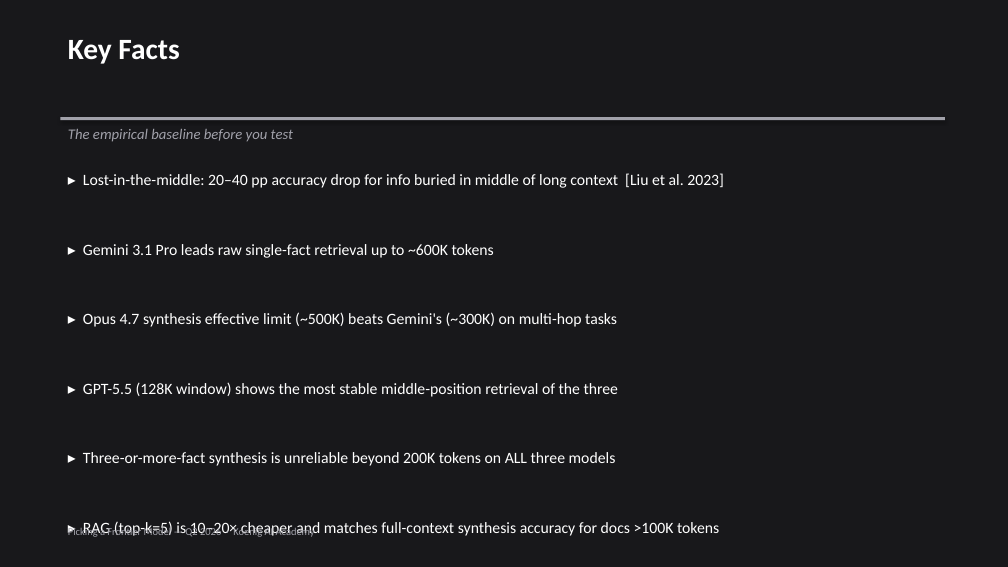
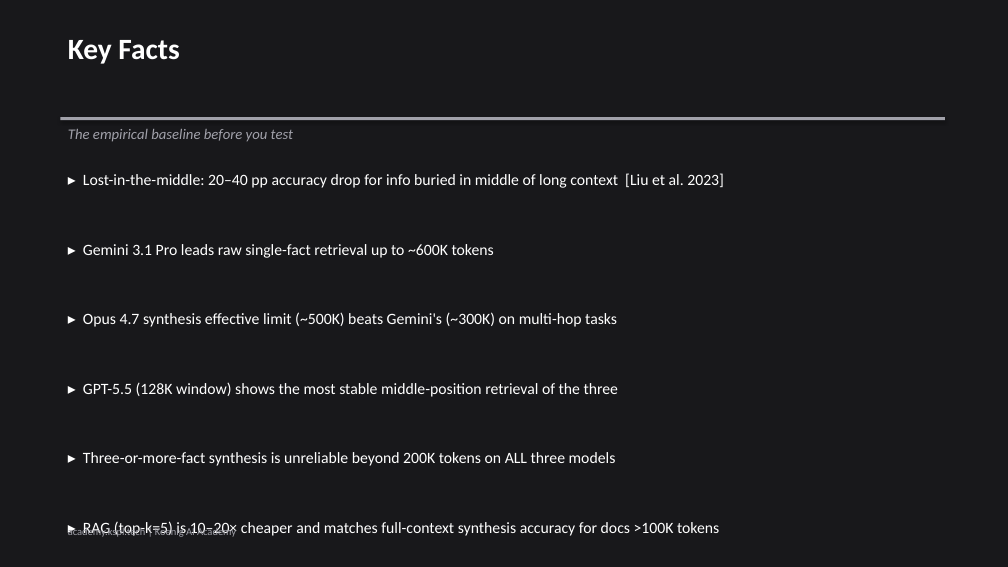
Before and after one commit to Koenig-Solutions-Private-Limited/koenig-ai-org, a slide deck: slide 3 of vault/courses/picking-a-frontier-model-2026-q2/ch03-slides.pptx. Drawn at 1008x567 pixels with LibreOffice and Linux fonts; fonts in the diff are those of the drawing. Boxes give left, top, right and bottom in pixels: in the first picture for what was removed or moved away, otherwise in the second. Text is boxed around its words. In the diff, an @@ line names an element or a change of style, - is before the commit and + after.

Commit message:
fix(slides): fix ch03 footer attribution + add generate_course_slides.py
- Fix FOOTER constant in generate_ch03_slides.py (was "Picking a Frontier
  Model · Koenig AI Academy", now "academy.kspl.tech | Koenig AI Academy")
- Add generic generate_course_slides.py for ch01/ch02/ch04 regen from MD
- Regenerate ch03-slides.pptx with corrected footer (11 slides, all G0)

Part of KOEA-1352 — G0-blocked slide regen

```diff
--- a/vault/courses/picking-a-frontier-model-2026-q2/ch03-slides.pptx
+++ b/vault/courses/picking-a-frontier-model-2026-q2/ch03-slides.pptx
@@ text at (68, 527, 236, 537): text changed @@
-Picking a Frontier Model — Q2 2026 · Koenig AI Academy
+academy.kspl.tech | Koenig AI Academy
```
Also in this commit, not shown: 8 other slides changed, 2 other files.
